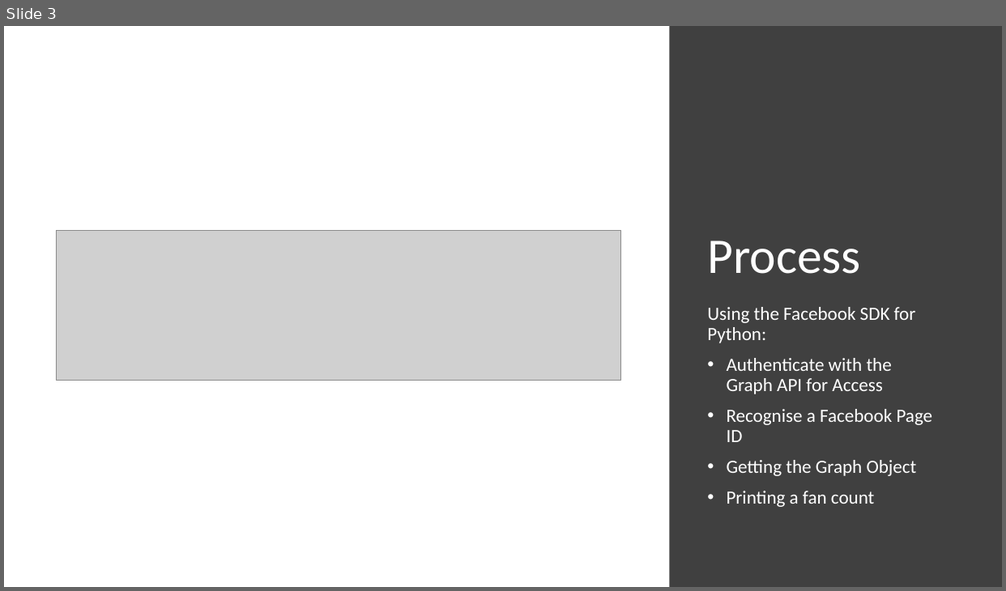
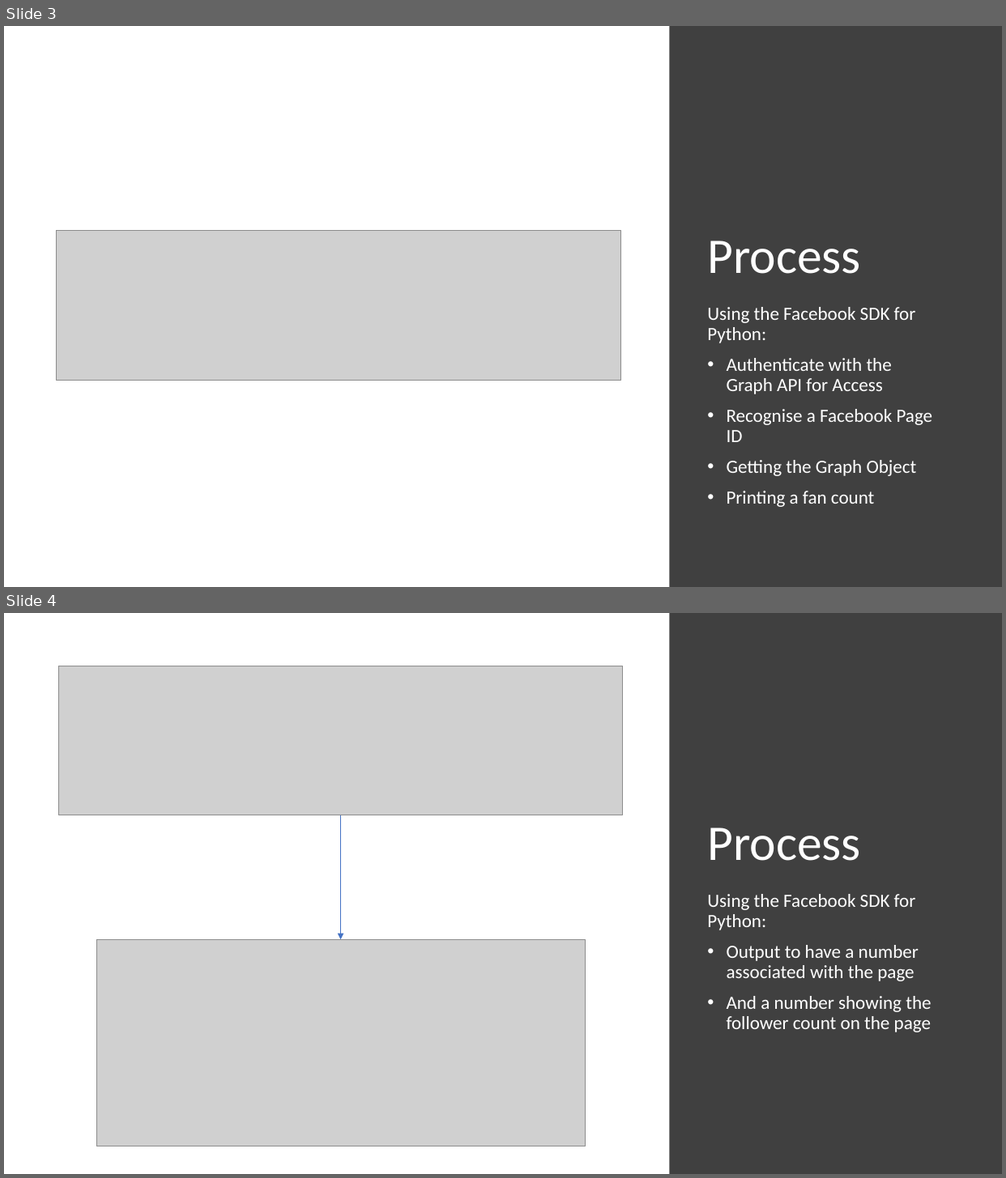
Before and after one commit to CedricTan/social_media_tracking, a slide deck: Developer Authentications/Facebook and Instagram Screencast.pptx. Shown one above the other, each under a label of ours: slide 3 before the commit, slides 3 and 4 after it. The pictures are 1006x591 and 1006x1178 pixels, drawn with LibreOffice and Linux fonts; fonts in the diff are those of the drawing; grey boxes stand for pictures. Boxes give left, top, right and bottom in pixels: in the first picture for what was removed or moved away, otherwise in the second. Text is boxed around its words. In the diff, an @@ line names an element or a change of style, - is before the commit and + after.

```diff
--- a/Developer Authentications/Facebook and Instagram Screencast.pptx
+++ b/Developer Authentications/Facebook and Instagram Screencast.pptx
@@ slide 4 added at [4,613,1002,1174], background #FFFFFF @@
@@ rectangle added at [670,613,1002,1174], fill #404040 @@
@@ picture added at [58,666,623,815] @@
@@ title added at [701,666,956,875], 48 pt, text #FFFFFF @@
+Process
@@ arrow added from (341, 815) to (341, 940), #4472C4 0.5 pt @@
@@ text added at [707,894,931,1033], 18 pt, text #FFFFFF @@
+Using the Facebook SDK for Python:
+• Output to have a number associated with the page
+• And a number showing the follower count on the page
@@ picture added at [96,940,585,1147] @@
```
Also in this commit, not shown: 2 slides changed, 7 other files.
